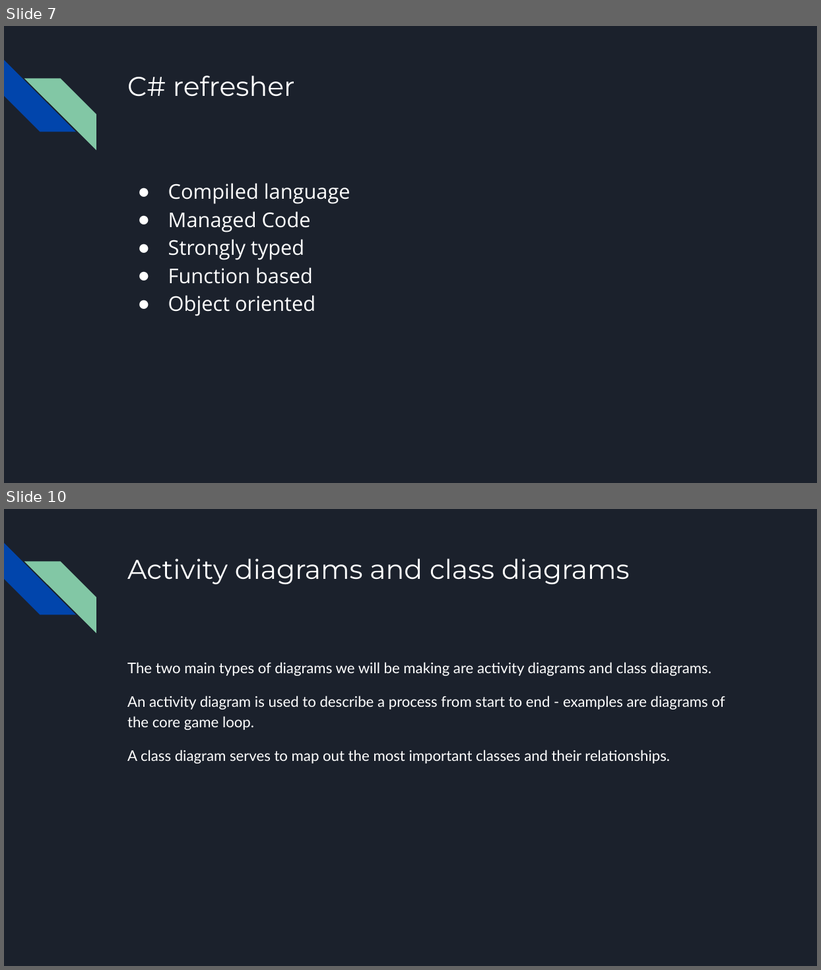
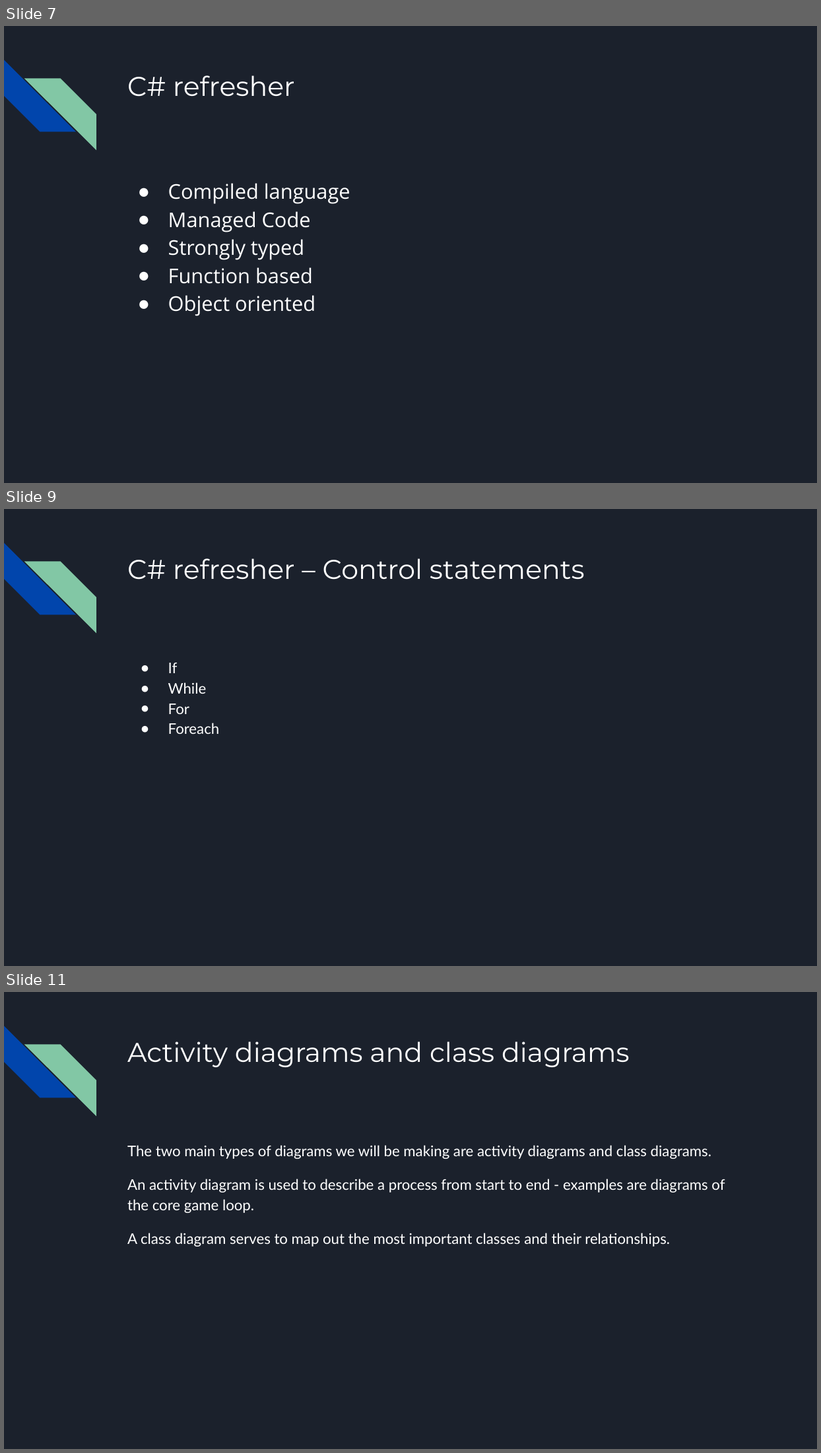
Before and after one commit to Erikzy/OOP_EUAS_2022, a slide deck: Object Oriented Programming using Unity_C# - Lesson 1.pptx. Shown one above the other, each under a label of ours: slides 7 and 10 before the commit, slides 7, 9 and 11 after it; the slides between them are not shown. The pictures are 821x970 and 821x1453 pixels, drawn with LibreOffice and Linux fonts; fonts in the diff are those of the drawing. Boxes give left, top, right and bottom in pixels: in the first picture for what was removed or moved away, otherwise in the second. Text is boxed around its words. In the diff, an @@ line names an element or a change of style, - is before the commit and + after.

```diff
--- a/Object Oriented Programming using Unity_C# - Lesson 1.pptx
+++ b/Object Oriented Programming using Unity_C# - Lesson 1.pptx
@@ slide 9 added at box(4, 509, 817, 966), background #1B212C; not listed: 2 template elements that a slide beside it also shows @@
@@ title added at box(127, 559, 585, 580), 24 pt, text #FFFFFF @@
+C# refresher – Control statements
@@ text added at box(168, 663, 220, 734), 13 pt, text #FFFFFF @@
+● If
+● While
+● For
+● Foreach
@@ what was slide 10 is now slide 11 @@
```
Also in this commit, not shown: 1 slide changed, 1 other slide added, 1 slide removed.
